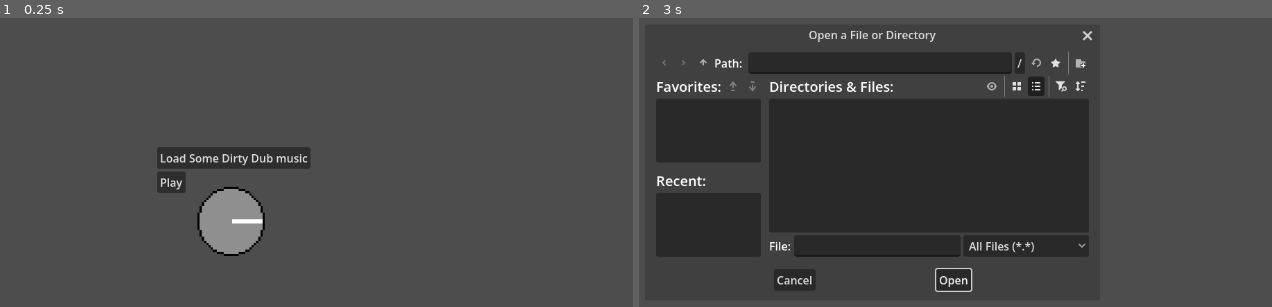
Above: before the commit, frames 1-2 (left to right).
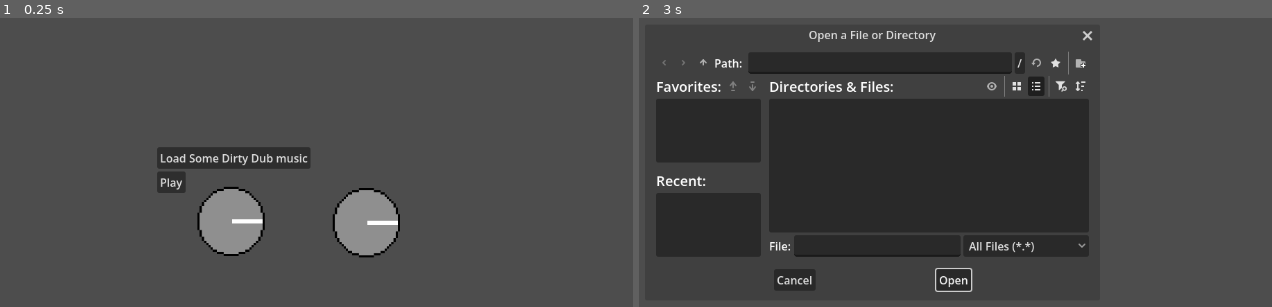
Above: after the commit, the same moments.

Repository: jeanleny/CrashBarriere
Game: Godot game, scene res://Interface/main_scene.tscn
The game is run twice, just before and just after one commit, with the same random seed, the same clock (stepped at 60 frames per second) and the same inputs. The project has no main scene, so this scene is started directly.
Inputs:
- Up to frame 1 (0.25 s): no input
- Up to frame 2 (3 s): click "Play" at 0.5 s; click "Play" at 1.25 s; click "Play" at 2 s; click "Load Some Dirty Dub music" at 2.75 s

The runs differ from the first frame. In frame 1, 2.0% of the frame differs, in the area x 52-64%, y 58-84%; in frame 2, nothing differs.
Error before the commit: Parse Error: Too few arguments for "get_bus_effect()" call. Expected at least 2 but received 0. (res://Script/Interface/potard.gd:8)

Commit message:
ADD Potar section

Diff:
--- a/Interface/main_scene.tscn
+++ b/Interface/main_scene.tscn
@@ -4,15 +4,33 @@
 [ext_resource type="PackedScene" uid="uid://cnx2hmgbkltef" path="res://Interface/potard.tscn" id="2_px8gx"]
 [ext_resource type="AudioStream" uid="uid://b8m0ljoydpf8j" path="res://Audio/INI NAH & DUB - JAH MARNYAH (AMOUL-BAYI RECORDS 12).mp3" id="3_nkdx5"]
 
+[sub_resource type="AudioEffectLowPassFilter" id="AudioEffectLowPassFilter_nkdx5"]
+
+[sub_resource type="AudioEffectHighPassFilter" id="AudioEffectHighPassFilter_nkdx5"]
+
 [node name="MainScene" type="Node2D" unique_id=500652094]
 
 [node name="Control" parent="." unique_id=1549431928 instance=ExtResource("1_px8gx")]
 metadata/_edit_use_anchors_ = true
 
-[node name="Potard" parent="." unique_id=1327196011 instance=ExtResource("2_px8gx")]
+[node name="PotardHigh" parent="." unique_id=648951767 instance=ExtResource("2_px8gx")]
 position = Vector2(571, 396)
 scale = Vector2(0.39, 0.39)
+filter = SubResource("AudioEffectLowPassFilter_nkdx5")
+div = 2.8
+mul = 20000.0
+add = 200.0
+
+[node name="PotardLow" parent="." unique_id=1327196011 instance=ExtResource("2_px8gx")]
+position = Vector2(766, 398)
+scale = Vector2(0.39, 0.39)
+filter = SubResource("AudioEffectHighPassFilter_nkdx5")
+div = 2.8
+mul = 300.0
+add = 10.0
+busIndex = 1
 
 [node name="MixingAudio" type="AudioStreamPlayer" parent="." unique_id=603930733]
 stream = ExtResource("3_nkdx5")
+stream_paused = true
 bus = &"MixBus"
--- a/Script/Interface/InterfaceScript.gd
+++ b/Script/Interface/InterfaceScript.gd
@@ -1,6 +1,6 @@
 extends Control
 @onready var fDialog: FileDialog = $FileDialog
-@onready var tunePlayer: AudioStreamPlayer = $"../AudioPlayer"
+@onready var tunePlayer: AudioStreamPlayer = $"../../MixingAudio"
 
 # Called when the node enters the scene tree for the first time.
 func _ready() -> void:
--- a/Script/Interface/potard.gd
+++ b/Script/Interface/potard.gd
@@ -1,24 +1,61 @@
 extends Area2D
 
+@export var filter: AudioEffect
+@export var div : float
+@export var mul : float
+@export var add : float
+@export var busIndex : int
+
+@onready var potar: Sprite2D = $Potar
+@onready var audio: AudioStreamPlayer = $"../MixingAudio"
+
+const LOW:int = 0
+const HIGH:int = 0
+var mPos: float
+var bus: int = AudioServer.get_bus_index("MixBus")
 var inside :bool = false
-@onready var potar: Sprite2D = $Potar
-var mPos: float
-@onready var audio: AudioStreamPlayer = $"../MixingAudio"
-var bus = AudioServer.get_bus_index("MixBus")
-var low = AudioServer.get_bus_effect()
+var index: int = 0
+var rotDeg:int = 0
+var indexTrad:int = 0
 
 # Called when the node enters the scene tree for the first time.
 func _ready() -> void:
+	filter = AudioServer.get_bus_effect(bus,busIndex)
 	pass # Replace with function body.
 
+
+func low_effect_normalization(res) -> float:
+	res = index / div
+	res = (res / 100) * mul + add
+	return res
+
+#The value of the audio effect is normalised with the rotation of the sprite
+#The rotation is set with the mouse position
+func set_potard_value(mPos: float):
+	var res = mPos
+	if rad_to_deg(mPos) > 130 or rad_to_deg(mPos) < 50 :
+		potar.rotation = mPos
+		rotDeg = rad_to_deg(potar.rotation)
+		if rotDeg >= 130 and rotDeg <= 180 :
+			index = rad_to_deg(potar.rotation) - 130
+		else :
+			index = rad_to_deg(potar.rotation) + 230
+		if busIndex == LOW:
+			res = index / div
+			res = (res / 100) * mul + add
+			filter.cutoff_hz = res
+		else :
+			res = index / div
+			res = (res / 100) * mul - mul
+			res *= -1
+			filter.cutoff_hz = res
 
 # Called every frame. 'delta' is the elapsed time since the previous frame.
 func _process(delta: float) -> void:
 	if inside and Input.is_action_pressed("left_click") :
 		mPos = potar.global_position.angle_to_point(get_global_mouse_position())
-		if rad_to_deg(mPos) > 130 or rad_to_deg(mPos) < 50 :
-			potar.rotation = mPos
-		print(rad_to_deg(potar.rotation))
+		set_potard_value(mPos)
+
 
 func _on_mouse_entered() -> void:
 	inside = true
--- a/default_bus_layout.tres
+++ b/default_bus_layout.tres
@@ -2,26 +2,13 @@
 
 [sub_resource type="AudioEffectLowPassFilter" id="AudioEffectLowPassFilter_j3pel"]
 resource_name = "LowPassFilter"
-cutoff_hz = 200.0
+cutoff_hz = 20500.0
 resonance = 1.0
 db = 3
 
-[sub_resource type="AudioEffectLowShelfFilter" id="AudioEffectLowShelfFilter_j3pel"]
-resource_name = "LowShelfFilter"
-cutoff_hz = 20500.0
-resonance = 0.3
-gain = 1.19
-
 [sub_resource type="AudioEffectHighPassFilter" id="AudioEffectHighPassFilter_j3pel"]
 resource_name = "HighPassFilter"
-cutoff_hz = 300.0
-resonance = 1.0
-
-[sub_resource type="AudioEffectHighShelfFilter" id="AudioEffectHighShelfFilter_j3pel"]
-resource_name = "HighShelfFilter"
-cutoff_hz = 10143.0
-resonance = 0.0
-gain = 1.96
+cutoff_hz = 10.0
 
 [resource]
 bus/0/volume_db = -0.7237711
@@ -44,10 +31,6 @@
 bus/3/volume_db = 0.0
 bus/3/send = &"Bass"
 bus/3/effect/0/effect = SubResource("AudioEffectLowPassFilter_j3pel")
-bus/3/effect/0/enabled = false
-bus/3/effect/1/effect = SubResource("AudioEffectLowShelfFilter_j3pel")
-bus/3/effect/1/enabled = false
-bus/3/effect/2/effect = SubResource("AudioEffectHighPassFilter_j3pel")
-bus/3/effect/2/enabled = false
-bus/3/effect/3/effect = SubResource("AudioEffectHighShelfFilter_j3pel")
-bus/3/effect/3/enabled = false
+bus/3/effect/0/enabled = true
+bus/3/effect/1/effect = SubResource("AudioEffectHighPassFilter_j3pel")
+bus/3/effect/1/enabled = true
